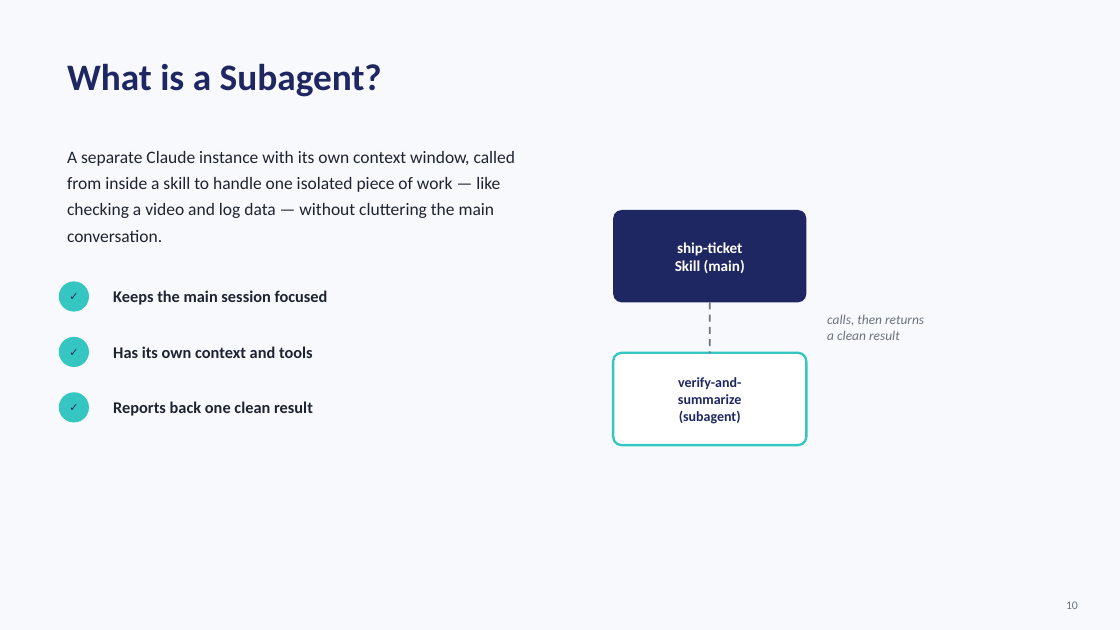
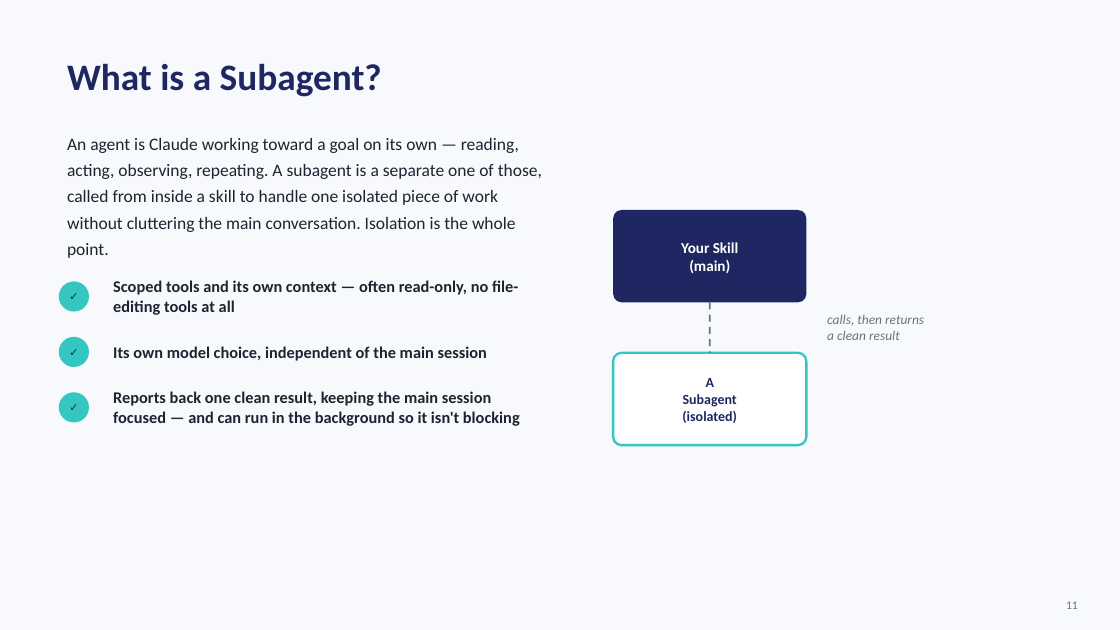
Before and after one commit to RedefineVishw/Demo-Project, a slide deck: slide 11 of ship-ticket-demo.pptx (slide 10 before the commit). Drawn at 1120x630 pixels with LibreOffice and Linux fonts; fonts in the diff are those of the drawing. Boxes give left, top, right and bottom in pixels: in the first picture for what was removed or moved away, otherwise in the second. Text is boxed around its words. In the diff, an @@ line names an element or a change of style, - is before the commit and + after.

```diff
--- a/ship-ticket-demo.pptx
+++ b/ship-ticket-demo.pptx
@@ text at (67,138,542,258): text changed @@
-A separate Claude instance with its own context window, called from inside a skill to handle one isolated piece of work — like checking a video and log data — without cluttering the main conversation.
+An agent is Claude working toward a goal on its own — reading, acting, observing, repeating. A subagent is a separate one of those, called from inside a skill to handle one isolated piece of work without cluttering the main conversation. Isolation is the whole point.
@@ text at (681,242,739,273): text changed @@
-ship-ticket
-Skill (main)
+Your Skill
+(main)
@@ text at (113,280,518,315): text changed @@
-Keeps the main session focused
+Scoped tools and its own context — often read-only, no file-editing tools at all
@@ text at (113,346,487,361): text changed @@
-Has its own context and tools
+Its own model choice, independent of the main session
@@ text at (682,378,737,423): text changed @@
-verify-and-
-summarize
-(subagent)
+A
+Subagent
+(isolated)
@@ text at (113,391,520,426): text changed @@
-Reports back one clean result
+Reports back one clean result, keeping the main session focused — and can run in the background so it isn't blocking
@@ text at (1066,601,1078,609): text changed @@
-10
+11
```
Also in this commit, not shown: 14 other slides changed, 5 slides added, 2 slides removed, 5 other files.
